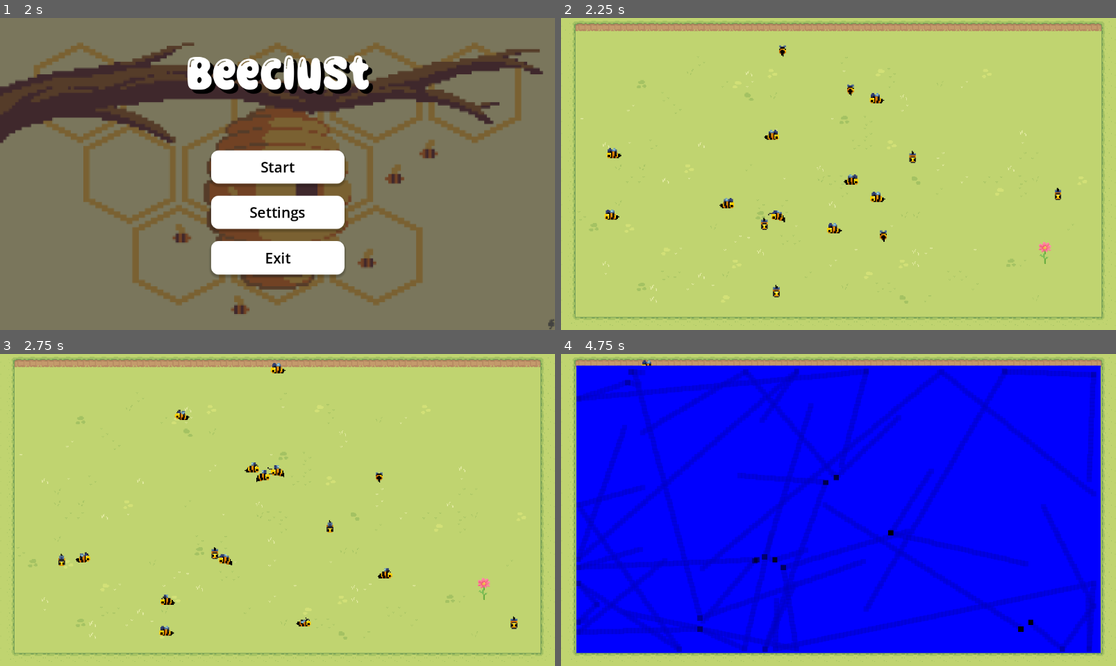
Above: before the commit, frames 1-4 (two rows, left to right).
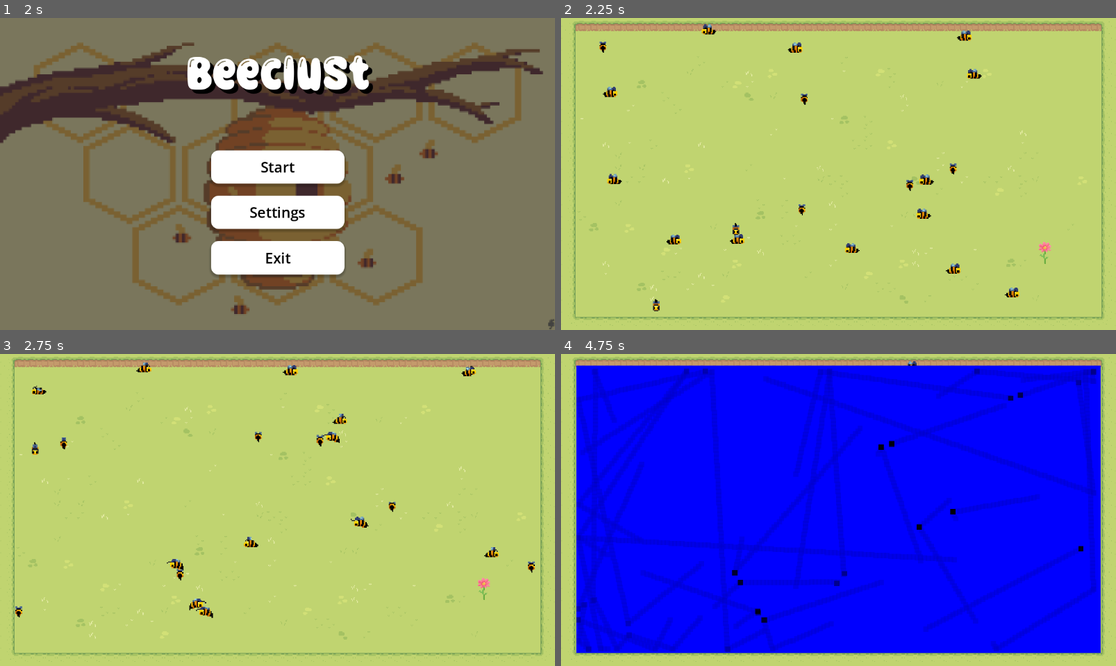
Above: after the commit, the same moments.

Repository: Kuuro-neko/Beeclust
Game: Godot game, scene res://scenes/main_menu.tscn
Two runs of this game, one before a commit and one after it. Both use one fixed random seed, a clock stepped at 60 frames per second and the inputs below.
Inputs:
- Up to frame 1 (2 s): click "Settings" at 0.5 s; click "Go back" at 1.25 s
- Up to frame 2 (2.25 s): click "Start" at 2 s
- Up to frame 3 (2.75 s): no input
- Up to frame 4 (4.75 s): tap Enter at 2.75 s; tap H at 2.85, 3.6, 4.35 s; tap Space at 3.5 s

Frame 1 is identical in both runs. In frame 2, 2.0% of the frame differs, in the area x 6-91%, y 2-94%; in frame 3, 1.9%; in frame 4, 19%, in the area x 2-97%, y 2-96%.

Commit message:
n bees slider config done

Diff:
--- a/scenes/bee.tscn
+++ b/scenes/bee.tscn
@@ -275,6 +275,7 @@
 radius = 5.0
 
 [node name="CharacterBody2D" type="CharacterBody2D"]
+z_index = 1
 scale = Vector2(1.5, 1.5)
 script = ExtResource("1_kfbm1")
 
--- a/scenes/world.tscn
+++ b/scenes/world.tscn
@@ -1,12 +1,12 @@
 [gd_scene load_steps=17 format=4 uid="uid://cb5qcni6nolwj"]
 
-[ext_resource type="PackedScene" uid="uid://c7aix6pldv18" path="res://scenes/bee.tscn" id="1_qpb64"]
 [ext_resource type="Texture2D" uid="uid://ci8y6mjw5yfxk" path="res://assets/tilesets/Grass.png" id="2_yriin"]
 [ext_resource type="Texture2D" uid="uid://dkj4ltms545io" path="res://assets/tilesets/Tilled_Dirt.png" id="3_ada3r"]
 [ext_resource type="Texture2D" uid="uid://b61kcryx8s52a" path="res://assets/tilesets/Hills.png" id="3_imle1"]
 [ext_resource type="Texture2D" uid="uid://bukw6bdsorcya" path="res://assets/tilesets/Tilled_Dirt_v2.png" id="4_0brqr"]
 [ext_resource type="Texture2D" uid="uid://bb62xrhktitj0" path="res://assets/Objects/Basic_Plants.png" id="4_xkgik"]
 [ext_resource type="Texture2D" uid="uid://b0w1i5axm7lb4" path="res://assets/Objects/Cosmo.png" id="6_in5o7"]
+[ext_resource type="Script" path="res://scripts/bees_spawn.gd" id="7_4axgn"]
 [ext_resource type="Script" path="res://scripts/heatmap.gd" id="8_tmbk2"]
 [ext_resource type="PackedScene" uid="uid://cmk63s78jrhi1" path="res://scenes/pause_menu.tscn" id="9_s2ktp"]
 
@@ -350,7 +350,7 @@
 physics_layer_0/collision_layer = 1
 sources/0 = SubResource("TileSetAtlasSource_cbuos")
 
-[node name="Node2D" type="Node2D"]
+[node name="World" type="Node2D"]
 y_sort_enabled = true
 
 [node name="Camera2D" type="Camera2D" parent="."]
@@ -385,183 +385,14 @@
 [node name="Sprite2D" type="Sprite2D" parent="Target"]
 texture = ExtResource("6_in5o7")
 
-[node name="Bees" type="Node2D" parent="."]
-
-[node name="CharacterBody2D" parent="Bees" node_paths=PackedStringArray("target", "up_left_corner", "up_right_corner", "down_left_corner", "down_right_corner", "heatmap") groups=["Bee"] instance=ExtResource("1_qpb64")]
-z_index = 2
-y_sort_enabled = true
-position = Vector2(-22, -8)
-target = NodePath("../../Target")
-up_left_corner = NodePath("../../Up left corner")
-up_right_corner = NodePath("../../Up right corner")
-down_left_corner = NodePath("../../Down left corner")
-down_right_corner = NodePath("../../Down right corner")
-heatmap = NodePath("../../Heatmap")
-
-[node name="CharacterBody2D2" parent="Bees" node_paths=PackedStringArray("target", "up_left_corner", "up_right_corner", "down_left_corner", "down_right_corner", "heatmap") groups=["Bee"] instance=ExtResource("1_qpb64")]
-z_index = 1
-y_sort_enabled = true
-position = Vector2(38, 68)
-target = NodePath("../../Target")
-up_left_corner = NodePath("../../Up left corner")
-up_right_corner = NodePath("../../Up right corner")
-down_left_corner = NodePath("../../Down left corner")
-down_right_corner = NodePath("../../Down right corner")
-heatmap = NodePath("../../Heatmap")
-
-[node name="CharacterBody2D3" parent="Bees" node_paths=PackedStringArray("target", "up_left_corner", "up_right_corner", "down_left_corner", "down_right_corner", "heatmap") groups=["Bee"] instance=ExtResource("1_qpb64")]
-z_index = 1
-y_sort_enabled = true
-position = Vector2(-39, 53)
-target = NodePath("../../Target")
-up_left_corner = NodePath("../../Up left corner")
-up_right_corner = NodePath("../../Up right corner")
-down_left_corner = NodePath("../../Down left corner")
-down_right_corner = NodePath("../../Down right corner")
-heatmap = NodePath("../../Heatmap")
-
-[node name="CharacterBody2D4" parent="Bees" node_paths=PackedStringArray("target", "up_left_corner", "up_right_corner", "down_left_corner", "down_right_corner", "heatmap") groups=["Bee"] instance=ExtResource("1_qpb64")]
-z_index = 1
-y_sort_enabled = true
-position = Vector2(84, -125)
-target = NodePath("../../Target")
-up_left_corner = NodePath("../../Up left corner")
-up_right_corner = NodePath("../../Up right corner")
-down_left_corner = NodePath("../../Down left corner")
-down_right_corner = NodePath("../../Down right corner")
-heatmap = NodePath("../../Heatmap")
-
-[node name="CharacterBody2D5" parent="Bees" node_paths=PackedStringArray("target", "up_left_corner", "up_right_corner", "down_left_corner", "down_right_corner", "heatmap") groups=["Bee"] instance=ExtResource("1_qpb64")]
-z_index = 1
-y_sort_enabled = true
-position = Vector2(272, -8)
-target = NodePath("../../Target")
-up_left_corner = NodePath("../../Up left corner")
-up_right_corner = NodePath("../../Up right corner")
-down_left_corner = NodePath("../../Down left corner")
-down_right_corner = NodePath("../../Down right corner")
-heatmap = NodePath("../../Heatmap")
-
-[node name="CharacterBody2D6" parent="Bees" node_paths=PackedStringArray("target", "up_left_corner", "up_right_corner", "down_left_corner", "down_right_corner", "heatmap") groups=["Bee"] instance=ExtResource("1_qpb64")]
-z_index = 1
-y_sort_enabled = true
-position = Vector2(-185, 82)
-target = NodePath("../../Target")
-up_left_corner = NodePath("../../Up left corner")
-up_right_corner = NodePath("../../Up right corner")
-down_left_corner = NodePath("../../Down left corner")
-down_right_corner = NodePath("../../Down right corner")
-heatmap = NodePath("../../Heatmap")
-
-[node name="CharacterBody2D7" parent="Bees" node_paths=PackedStringArray("target", "up_left_corner", "up_right_corner", "down_left_corner", "down_right_corner", "heatmap") groups=["Bee"] instance=ExtResource("1_qpb64")]
-z_index = 1
-y_sort_enabled = true
-position = Vector2(-260, 52)
-target = NodePath("../../Target")
-up_left_corner = NodePath("../../Up left corner")
-up_right_corner = NodePath("../../Up right corner")
-down_left_corner = NodePath("../../Down left corner")
-down_right_corner = NodePath("../../Down right corner")
-heatmap = NodePath("../../Heatmap")
-
-[node name="CharacterBody2D8" parent="Bees" node_paths=PackedStringArray("target", "up_left_corner", "up_right_corner", "down_left_corner", "down_right_corner", "heatmap") groups=["Bee"] instance=ExtResource("1_qpb64")]
-z_index = 1
-y_sort_enabled = true
-position = Vector2(97, 28)
-target = NodePath("../../Target")
-up_left_corner = NodePath("../../Up left corner")
-up_right_corner = NodePath("../../Up right corner")
-down_left_corner = NodePath("../../Down left corner")
-down_right_corner = NodePath("../../Down right corner")
-heatmap = NodePath("../../Heatmap")
-
-[node name="CharacterBody2D9" parent="Bees" node_paths=PackedStringArray("target", "up_left_corner", "up_right_corner", "down_left_corner", "down_right_corner", "heatmap") groups=["Bee"] instance=ExtResource("1_qpb64")]
-z_index = 1
-y_sort_enabled = true
-position = Vector2(3, -54)
-target = NodePath("../../Target")
-up_left_corner = NodePath("../../Up left corner")
-up_right_corner = NodePath("../../Up right corner")
-down_left_corner = NodePath("../../Down left corner")
-down_right_corner = NodePath("../../Down right corner")
-heatmap = NodePath("../../Heatmap")
-
-[node name="CharacterBody2D10" parent="Bees" node_paths=PackedStringArray("target", "up_left_corner", "up_right_corner", "down_left_corner", "down_right_corner", "heatmap") groups=["Bee"] instance=ExtResource("1_qpb64")]
-z_index = 1
-y_sort_enabled = true
-position = Vector2(-136, -45)
-target = NodePath("../../Target")
-up_left_corner = NodePath("../../Up left corner")
-up_right_corner = NodePath("../../Up right corner")
-down_left_corner = NodePath("../../Down left corner")
-down_right_corner = NodePath("../../Down right corner")
-heatmap = NodePath("../../Heatmap")
-
-[node name="CharacterBody2D11" parent="Bees" node_paths=PackedStringArray("target", "up_left_corner", "up_right_corner", "down_left_corner", "down_right_corner", "heatmap") groups=["Bee"] instance=ExtResource("1_qpb64")]
-z_index = 1
-y_sort_enabled = true
-position = Vector2(-88, 28)
-target = NodePath("../../Target")
-up_left_corner = NodePath("../../Up left corner")
-up_right_corner = NodePath("../../Up right corner")
-down_left_corner = NodePath("../../Down left corner")
-down_right_corner = NodePath("../../Down right corner")
-heatmap = NodePath("../../Heatmap")
-
-[node name="CharacterBody2D12" parent="Bees" node_paths=PackedStringArray("target", "up_left_corner", "up_right_corner", "down_left_corner", "down_right_corner", "heatmap") groups=["Bee"] instance=ExtResource("1_qpb64")]
-z_index = 1
-y_sort_enabled = true
-position = Vector2(127, -55)
-target = NodePath("../../Target")
-up_left_corner = NodePath("../../Up left corner")
-up_right_corner = NodePath("../../Up right corner")
-down_left_corner = NodePath("../../Down left corner")
-down_right_corner = NodePath("../../Down right corner")
-heatmap = NodePath("../../Heatmap")
-
-[node name="CharacterBody2D13" parent="Bees" node_paths=PackedStringArray("target", "up_left_corner", "up_right_corner", "down_left_corner", "down_right_corner", "heatmap") groups=["Bee"] instance=ExtResource("1_qpb64")]
-z_index = 1
-y_sort_enabled = true
-position = Vector2(-104, -114)
-target = NodePath("../../Target")
-up_left_corner = NodePath("../../Up left corner")
-up_right_corner = NodePath("../../Up right corner")
-down_left_corner = NodePath("../../Down left corner")
-down_right_corner = NodePath("../../Down right corner")
-heatmap = NodePath("../../Heatmap")
-
-[node name="CharacterBody2D14" parent="Bees" node_paths=PackedStringArray("target", "up_left_corner", "up_right_corner", "down_left_corner", "down_right_corner", "heatmap") groups=["Bee"] instance=ExtResource("1_qpb64")]
-z_index = 1
-y_sort_enabled = true
-position = Vector2(-257, -30)
-target = NodePath("../../Target")
-up_left_corner = NodePath("../../Up left corner")
-up_right_corner = NodePath("../../Up right corner")
-down_left_corner = NodePath("../../Down left corner")
-down_right_corner = NodePath("../../Down right corner")
-heatmap = NodePath("../../Heatmap")
-
-[node name="CharacterBody2D15" parent="Bees" node_paths=PackedStringArray("target", "up_left_corner", "up_right_corner", "down_left_corner", "down_right_corner", "heatmap") groups=["Bee"] instance=ExtResource("1_qpb64")]
-z_index = 1
-y_sort_enabled = true
-position = Vector2(35, 137)
-target = NodePath("../../Target")
-up_left_corner = NodePath("../../Up left corner")
-up_right_corner = NodePath("../../Up right corner")
-down_left_corner = NodePath("../../Down left corner")
-down_right_corner = NodePath("../../Down right corner")
-heatmap = NodePath("../../Heatmap")
-
-[node name="CharacterBody2D16" parent="Bees" node_paths=PackedStringArray("target", "up_left_corner", "up_right_corner", "down_left_corner", "down_right_corner", "heatmap") groups=["Bee"] instance=ExtResource("1_qpb64")]
-z_index = 1
-y_sort_enabled = true
-position = Vector2(-82, 117)
-target = NodePath("../../Target")
-up_left_corner = NodePath("../../Up left corner")
-up_right_corner = NodePath("../../Up right corner")
-down_left_corner = NodePath("../../Down left corner")
-down_right_corner = NodePath("../../Down right corner")
-heatmap = NodePath("../../Heatmap")
+[node name="BeeSpawner" type="Node2D" parent="." node_paths=PackedStringArray("target", "up_left_corner", "up_right_corner", "down_left_corner", "down_right_corner", "heatmap")]
+script = ExtResource("7_4axgn")
+target = NodePath("../Target")
+up_left_corner = NodePath("../Up left corner")
+up_right_corner = NodePath("../Up right corner")
+down_left_corner = NodePath("../Down left corner")
+down_right_corner = NodePath("../Down right corner")
+heatmap = NodePath("../Heatmap")
 
 [node name="Heatmap" type="Control" parent="." node_paths=PackedStringArray("up_left_corner", "up_right_corner", "down_left_corner", "down_right_corner")]
 z_index = 4
--- /dev/null
+++ b/scripts/bees_spawn.gd
@@ -0,0 +1,66 @@
+extends Node2D
+
+var bee = preload("res://scenes/bee.tscn")
+@export var target: Node2D
+@export var up_left_corner: Node2D
+@export var up_right_corner: Node2D
+@export var down_left_corner: Node2D
+@export var down_right_corner: Node2D
+@export var heatmap: Control
+
+var bees = []
+
+func getNBees() -> int:
+	var config = ConfigFile.new()
+	# Load data from a file.
+	var err = config.load("user://config.cfg")
+
+	# If the file didn't load, ignore it.
+	if err != OK:
+		return 20
+	return int(config.get_value("Settings", "NBees"))
+
+# Called when the node enters the scene tree for the first time.
+func _ready() -> void:
+	var nBees = getNBees()
+	print("creating bees : ", nBees)
+
+	for i in range(nBees):
+		var new_bee = create_bee()
+		if new_bee:
+			add_child(new_bee)
+			bees.append(new_bee)
+
+func get_random_position() -> Vector2:
+	var x = randf_range(up_left_corner.position.x, up_right_corner.position.x)
+	var y = randf_range(up_left_corner.position.y, down_left_corner.position.y)
+	return Vector2(x, y)
+
+func is_colliding(pos: Vector2) -> bool:
+	if bees.is_empty():
+		return false
+	for bee in bees:
+		if bee.position.distance_to(pos) < 20: # Adjust collision radius if needed
+			return true
+	return false
+
+func create_bee() -> Node2D:
+	var max_attempts = 10
+	for _i in range(max_attempts):
+		var pos = get_random_position()
+
+		# Check for collisions with existing bees
+		if not is_colliding(pos):
+			var new_bee = bee.instantiate()
+			new_bee.position = pos
+
+			# Pass exported variables to bee
+			new_bee.target = target
+			new_bee.heatmap = heatmap
+			new_bee.up_left_corner = up_left_corner
+			new_bee.up_right_corner = up_right_corner
+			new_bee.down_left_corner = down_left_corner
+			new_bee.down_right_corner = down_right_corner
+
+			return new_bee
+	return null
